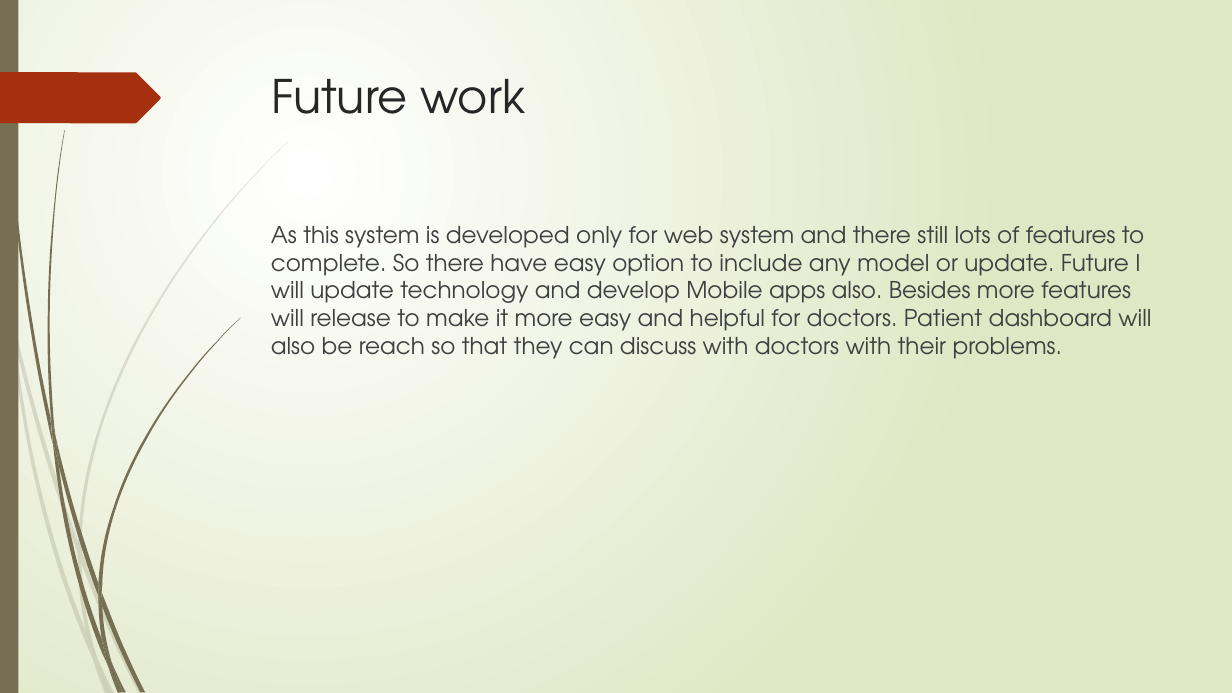
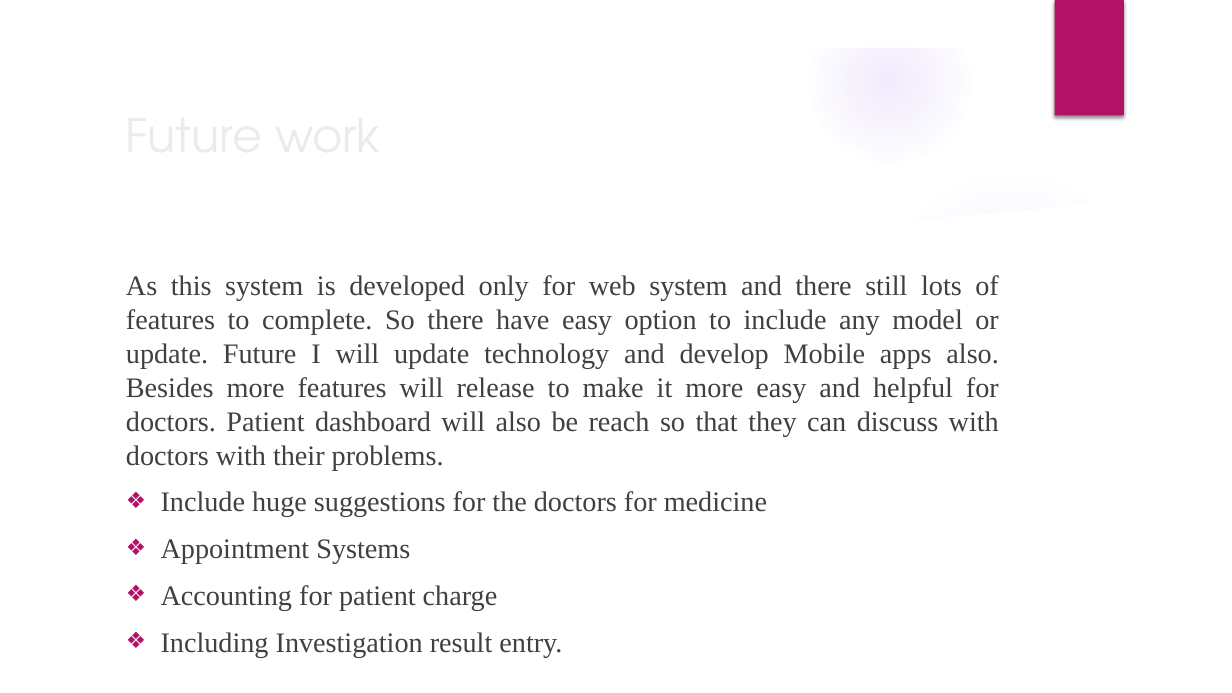
Before and after one commit to dipu157/pres_reactlara, a slide deck: slide 29 of Documentation/CSE202103099_(Mineuddin Ahmed Dipu).pptx. Drawn at 1232x693 pixels with LibreOffice and Linux fonts; fonts in the diff are those of the drawing; background and template pictures are left out. Boxes give left, top, right and bottom in pixels: in the first picture for what was removed or moved away, otherwise in the second. Text is boxed around its words. In the diff, an @@ line names an element or a change of style, - is before the commit and + after.

```diff
--- a/Documentation/CSE202103099_(Mineuddin Ahmed Dipu).pptx
+++ b/Documentation/CSE202103099_(Mineuddin Ahmed Dipu).pptx
@@ background gradient #FFFFFF to #DFE8C4 to picture (left out) @@
@@ rectangle removed at bbox=[0, 0, 18, 693] @@
@@ group added at bbox=[0, 0, 1232, 693]: 5 ellipses, 3 freeform shapes @@
@@ rectangle added at bbox=[1055, 0, 1124, 116], fill #B31166 @@
@@ freeform shape removed at bbox=[0, 72, 161, 123] @@
@@ title "Future work": place and size @@
-title "Future work" at bbox=[271, 79, 525, 114]
+title "Future work" at bbox=[223, 344, 297, 364]
@@ title "Future work" at bbox=[223, 344, 297, 364]: text colour #262626 to #EBEBEB; vertical alignment top to middle @@
@@ text "As this system is developed ...": place and size @@
-text "As this system is developed ..." at bbox=[271, 226, 1151, 359]
+text "As this system is developed ..." at bbox=[126, 275, 999, 657]
@@ text at bbox=[126, 275, 999, 470]: size 18 to 22 pt, font TeX Gyre Adventor to Times New Roman in "As this system is developed only for ..."; alignment left to justified @@
@@ text at bbox=[161, 491, 767, 657]: paragraphs added @@
+❖ Include huge suggestions for the doctors for medicine
+❖ Appointment Systems
+❖ Accounting for patient charge
+❖ Including Investigation result entry.
@@ group removed at bbox=[0, 141, 288, 693]: 10 freeform shapes @@
@@ group removed at bbox=[3, 0, 240, 693]: 12 freeform shapes @@
```
Also in this commit, not shown: 26 other slides changed, 4 slides added, 3 slides removed, 2 other files.
